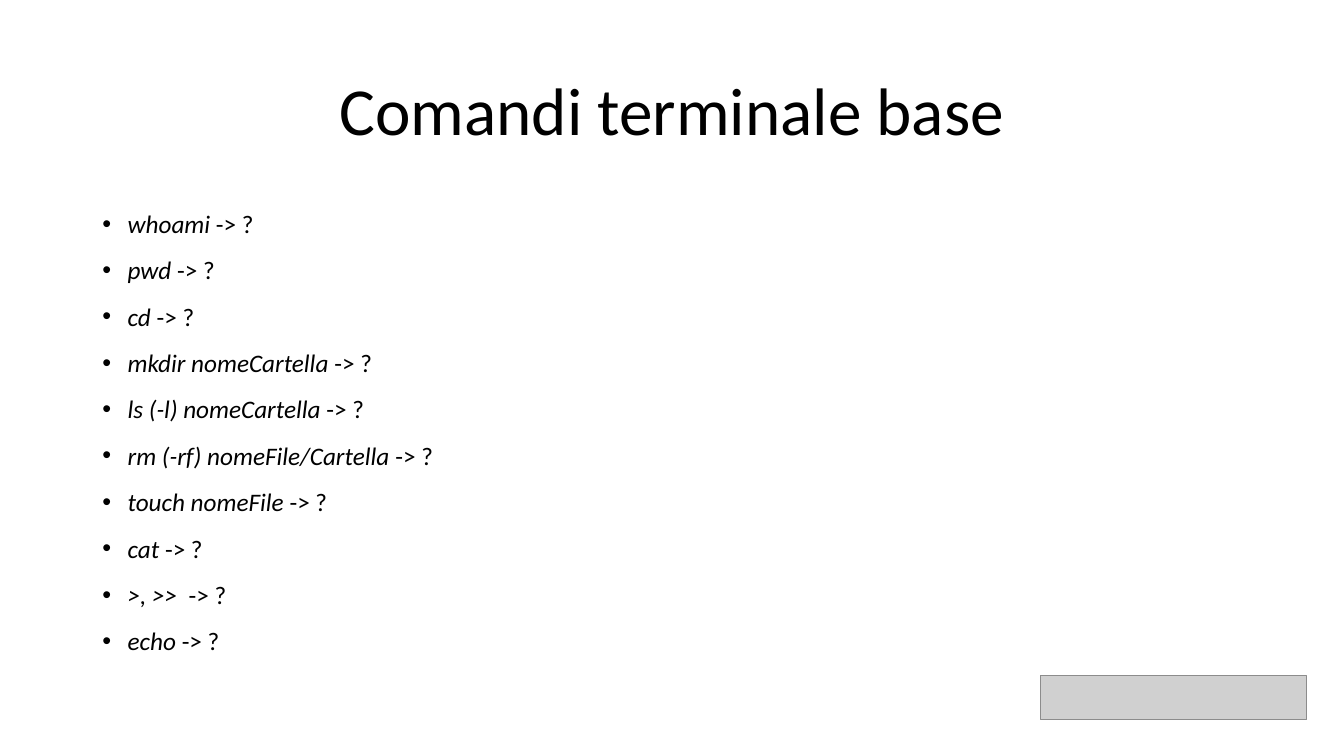
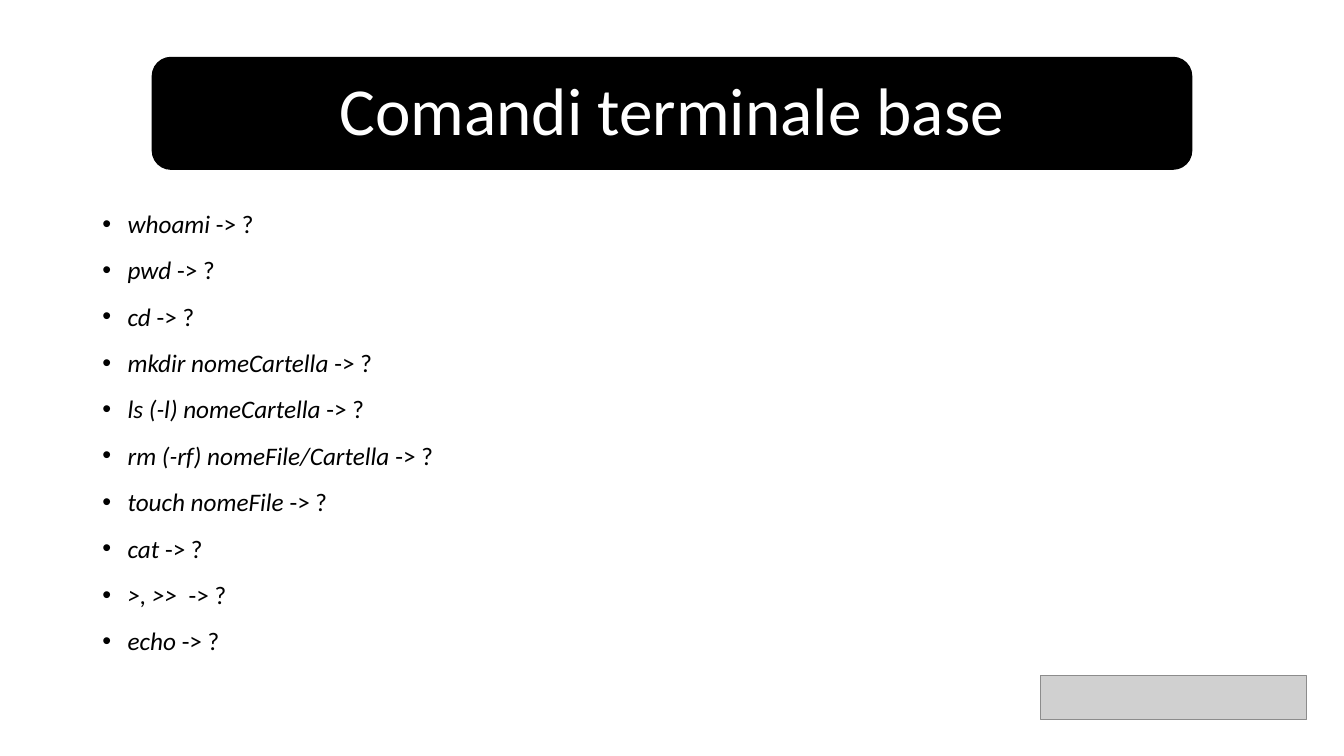
Before and after one commit to v-research/edu, a slide deck: slide 2 of network_introduction_2022/material/terminal_instructions.pptx. Drawn at 1344x756 pixels with LibreOffice and Linux fonts; fonts in the diff are those of the drawing; grey boxes stand for pictures. Boxes give left, top, right and bottom in pixels: in the first picture for what was removed or moved away, otherwise in the second. Text is boxed around its words. In the diff, an @@ line names an element or a change of style, - is before the commit and + after.

```diff
--- a/network_introduction_2022/material/terminal_instructions.pptx
+++ b/network_introduction_2022/material/terminal_instructions.pptx
@@ title "Comandi terminale base" at bbox=[340, 88, 1004, 136]: text colour #000000 to #FFFFFF @@
@@ rounded rectangle added at bbox=[152, 57, 1192, 169], fill #000000, outline #000000 1 pt @@
```
Also in this commit, not shown: 1 other slide changed, 7 other files.
